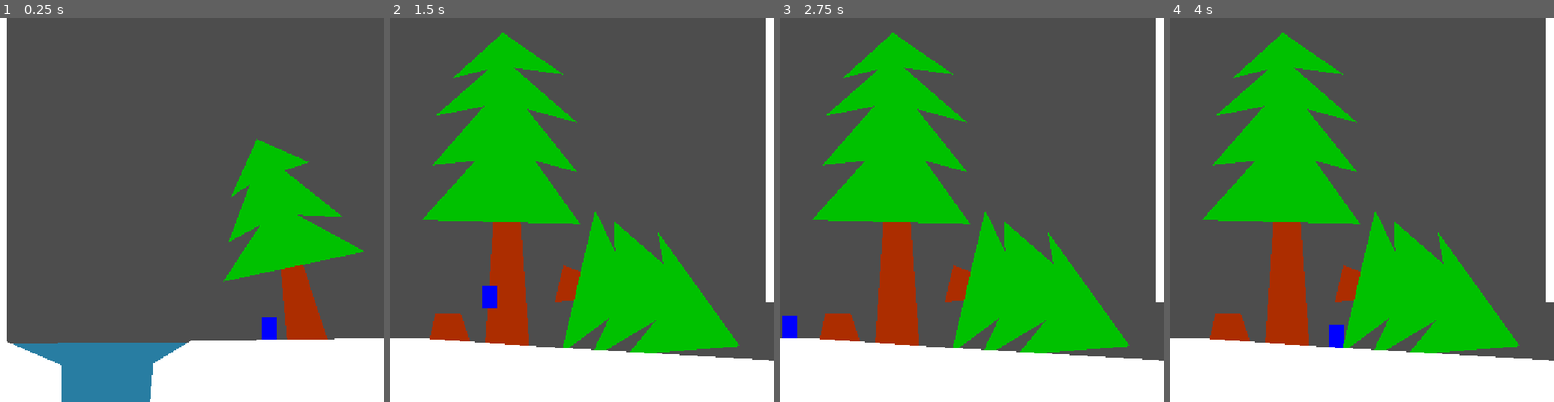
Above: before the commit, frames 1-4 (left to right).
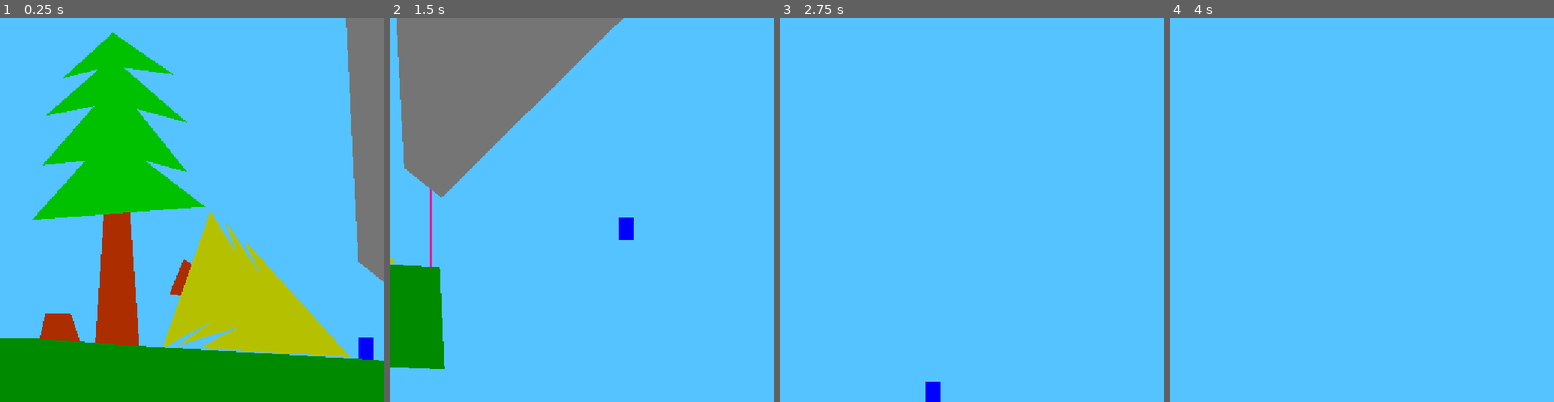
Above: after the commit, the same moments.

Repository: xorblo-doitus/OOB
Game: Godot game, scene res://src/gameplay/world/world.tscn
The game is run twice, just before and just after one commit, with the same random seed, the same clock (stepped at 60 frames per second) and the same inputs.
Inputs:
- Up to frame 1 (0.25 s): no input
- Up to frame 2 (1.5 s): tap Enter at 0.5 s; hold D (right) from 0.53 s (still down); tap Space (jump) at 0.77 s
- Up to frame 3 (2.75 s): tap Space (jump) at 1.52 s; release D (right) at 2.03 s; hold Left (left) from 2.03 s (still down)
- Up to frame 4 (4 s): release Left (left) at 2.78 s; hold D (right) from 2.78 s (still down); tap Space (jump) at 3.02, 3.77 s

The runs differ from the first frame. In frame 1, 100% of the frame differs, in the area x 0-100%, y 0-100%; in frame 2, 100%; in frame 3, 100%; in frame 4, 100%.

Commit message:
Improved colors

Diff:
--- a/project.godot
+++ b/project.godot
@@ -65,3 +65,4 @@
 
 renderer/rendering_method="gl_compatibility"
 renderer/rendering_method.mobile="gl_compatibility"
+environment/defaults/default_clear_color=Color(0.329412, 0.764706, 1, 1)
--- a/src/gameplay/world/terrain/water.tscn
+++ b/src/gameplay/world/terrain/water.tscn
@@ -10,5 +10,5 @@
 material = SubResource("ShaderMaterial_dals7")
 offset_right = 100.0
 offset_bottom = 100.0
-color = Color(0, 0.694118, 1, 0.478431)
+color = Color(0, 0, 1, 0.478431)
 script = ExtResource("1_8l7q0")
--- a/src/gameplay/world/world.tscn
+++ b/src/gameplay/world/world.tscn
@@ -1,9 +1,8 @@
-[gd_scene load_steps=10 format=3 uid="uid://ciceafugib0p4"]
+[gd_scene load_steps=9 format=3 uid="uid://ciceafugib0p4"]
 
 [ext_resource type="Script" path="res://src/gameplay/world/world.gd" id="1_nomqr"]
 [ext_resource type="PackedScene" uid="uid://cydou714l1g6v" path="res://src/gameplay/entities/player.tscn" id="2_enicr"]
 [ext_resource type="PackedScene" uid="uid://delrjt1dlkmbj" path="res://src/gameplay/world/camera_zone.tscn" id="4_et3i5"]
-[ext_resource type="PackedScene" uid="uid://clr627lga6td1" path="res://src/gameplay/world/terrain/long_platform.tscn" id="4_skm66"]
 [ext_resource type="Material" uid="uid://5ea2je3g1fbo" path="res://src/shaders/oob_shader.tres" id="5_gag1f"]
 [ext_resource type="PackedScene" uid="uid://d313j65dc033f" path="res://src/gameplay/world/terrain/polygon_terrain.tscn" id="6_t1arw"]
 [ext_resource type="PackedScene" uid="uid://drtgovpc4eh4f" path="res://src/gameplay/world/terrain/water.tscn" id="7_bqvld"]
@@ -21,7 +20,7 @@
 [node name="Player" parent="." instance=ExtResource("2_enicr")]
 unique_name_in_owner = true
 z_index = -64
-position = Vector2(359, 400)
+position = Vector2(1000, 430)
 
 [node name="Camera2D" type="Camera2D" parent="."]
 unique_name_in_owner = true
@@ -34,18 +33,31 @@
 [node name="CameraZone2" parent="." instance=ExtResource("4_et3i5")]
 position = Vector2(768, 256)
 
-[node name="Ground2" parent="." instance=ExtResource("6_t1arw")]
+[node name="Grass2" parent="." instance=ExtResource("6_t1arw")]
 position = Vector2(204, 487)
+color = Color(0, 0.545098, 0, 1)
 polygon = PackedVector2Array(341, -61, 481, -51, 833, -30, 839, 106, -8, 64, 0, -27, 50, -57)
 
-[node name="Ground1" parent="." instance=ExtResource("6_t1arw")]
+[node name="Rock1" parent="." instance=ExtResource("6_t1arw")]
+position = Vector2(1021, 106)
+color = Color(0.458824, 0.458824, 0.458824, 1)
+polygon = PackedVector2Array(341, -61, 18, 258, -32, 218, -52, -183, -12, -259)
+
+[node name="Rock2" parent="." instance=ExtResource("6_t1arw")]
+position = Vector2(-33, 195)
+color = Color(0.458824, 0.458824, 0.458824, 1)
+polygon = PackedVector2Array(80, -231, 44, 248, -32, 218, -12, -259)
+
+[node name="Grass1" parent="." instance=ExtResource("6_t1arw")]
 position = Vector2(204, 487)
+color = Color(0, 0.545098, 0, 1)
 polygon = PackedVector2Array(-123, -25, -124, 57, -397, 92, -348, -121)
 
-[node name="Ground3" parent="." instance=ExtResource("6_t1arw")]
+[node name="OOBground" parent="." instance=ExtResource("6_t1arw")]
 material = ExtResource("5_gag1f")
 position = Vector2(760, -57)
-polygon = PackedVector2Array(-124, -111, 254, -108, 266, 32, 153, -34, -54, -59, -258, -26, -396, 41, -342, -91)
+color = Color(0.458824, 0.458824, 0.458824, 1)
+polygon = PackedVector2Array(-124, -111, 249, -96, 209, -20, 153, -34, -54, -59, -258, -26, -396, 41, -342, -91)
 
 [node name="Tree1" parent="." instance=ExtResource("6_t1arw")]
 position = Vector2(413, 296)
@@ -61,7 +73,7 @@
 [node name="Tree3" parent="." instance=ExtResource("6_t1arw")]
 position = Vector2(678, 284)
 color = Color(0, 0.756863, 0, 1)
-polygon = PackedVector2Array(-124, -15, -53, -94, -110, -88, -41, -167, -106, -154, -35, -216, -83, -204, -16, -265, 65, -209, -1, -218, 83, -145, 16, -163, 83, -79, 27, -94, 87, -10)
+polygon = PackedVector2Array(-124, -15, -53, -94, -110, -88, -41, -167, -106, -154, -35, -216, -83, -204, -16, -265, 65, -209, -1, -218, 83, -145, 16, -163, 83, -79, 27, -94, 107, -33)
 
 [node name="Trunc" type="Polygon2D" parent="Tree3"]
 z_index = -128
@@ -72,9 +84,9 @@
 [node name="Tree2" parent="." instance=ExtResource("6_t1arw")]
 z_index = -16
 position = Vector2(804, 418)
-rotation = 1.71565
-color = Color(0, 0.756863, 0, 1)
-polygon = PackedVector2Array(-158, 42, -107, 8, -147, 15, -100, -58, -141, -45, -6.3159, -174.92, 27.2109, -28.2235, -24, -59, 41.4995, 21.2319, -18, 3, 37.9347, 59.1436)
+rotation = 1.85907
+color = Color(0.709804, 0.756863, 0, 1)
+polygon = PackedVector2Array(-150.945, 57.2769, -107, 8, -144.167, 34.4063, -91.0176, -28.1567, -127.981, 4.57349, -17.1552, -177.445, 28.0582, 19.1505, -12.8599, -22.2626, 32.6093, 46.6544, -10.5793, 13.5675, 42.6989, 66.6094)
 
 [node name="Trunc" type="Polygon2D" parent="Tree2"]
 z_index = -128
@@ -95,14 +107,6 @@
 shape = SubResource("SegmentShape2D_crqjm")
 one_way_collision = true
 
-[node name="Border" parent="." instance=ExtResource("4_skm66")]
-position = Vector2(-1, 186)
-rotation = 1.57079
-
-[node name="Border2" parent="." instance=ExtResource("4_skm66")]
-position = Vector2(1023, 122)
-rotation = 1.57079
-
 [node name="Water" type="Area2D" parent="."]
 z_index = -8
 position = Vector2(127, 542)
